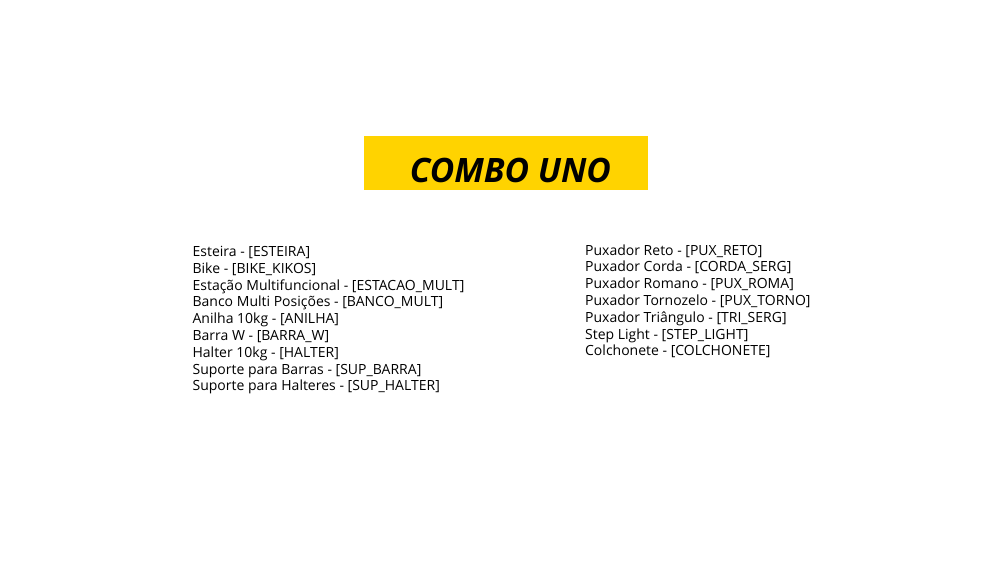
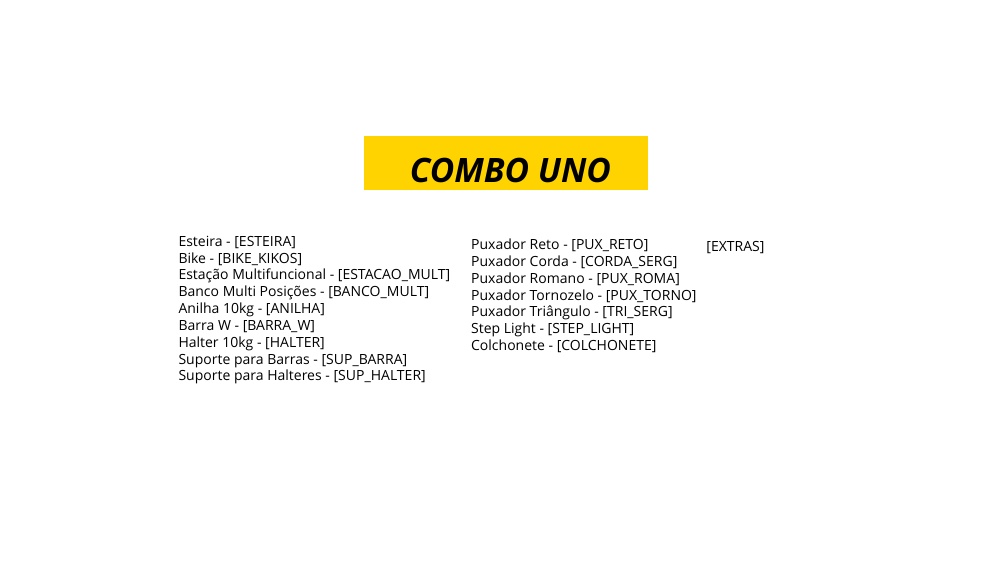
Before and after one commit to agencialumno/Site_duofitness, a slide deck: slide 22 of simulador_duofitness/templates/uno.pptx. Drawn at 1008x567 pixels with LibreOffice and Linux fonts; fonts in the diff are those of the drawing; background and template pictures are left out. Boxes give left, top, right and bottom in pixels: in the first picture for what was removed or moved away, otherwise in the second. Text is boxed around its words. In the diff, an @@ line names an element or a change of style, - is before the commit and + after.

```diff
--- a/simulador_duofitness/templates/uno.pptx
+++ b/simulador_duofitness/templates/uno.pptx
@@ text "Esteira - [ESTEIRA]": place and size @@
-text "Esteira - [ESTEIRA]" at <box>193,245,464,394</box>
+text "Esteira - [ESTEIRA]" at <box>179,235,450,384</box>
@@ text "Puxador Reto - [PUX_RETO]": place and size @@
-text "Puxador Reto - [PUX_RETO]" at <box>585,244,811,358</box>
+text "Puxador Reto - [PUX_RETO]" at <box>471,238,697,353</box>
@@ text added at <box>706,241,764,254</box>, 20 pt, text #000000 @@
+[EXTRAS]
```
Also in this commit, not shown: 1 slide removed, 5 other files.
